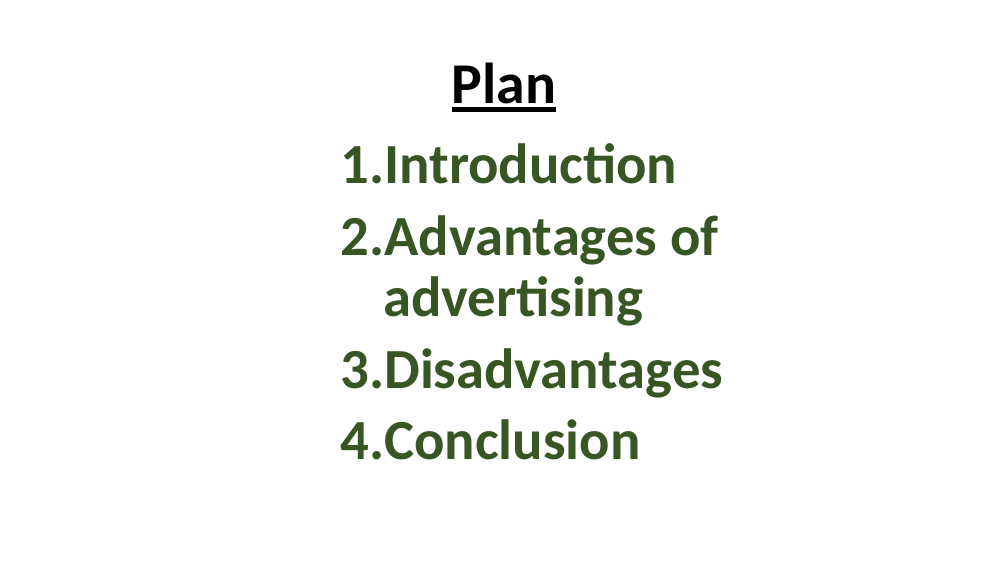
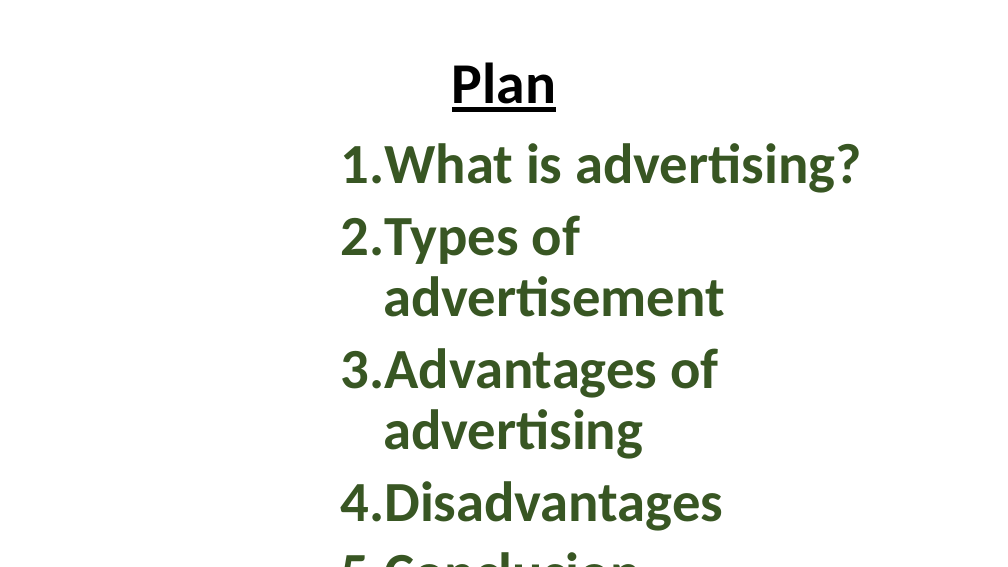
Before and after one commit to Escaladeschool/Comicphilo, a slide deck: slide 2 of advertisement.pptx. Drawn at 1008x567 pixels with LibreOffice and Linux fonts; fonts in the diff are those of the drawing; background and template pictures are left out. Boxes give left, top, right and bottom in pixels: in the first picture for what was removed or moved away, otherwise in the second. Text is boxed around its words. In the diff, an @@ line names an element or a change of style, - is before the commit and + after.

```diff
--- a/advertisement.pptx
+++ b/advertisement.pptx
@@ text at (341, 143, 861, 317): text changed @@
-1. Introduction
+1. What is advertising?
+2. Types of advertisement
```
Also in this commit, not shown: 5 slides added.
